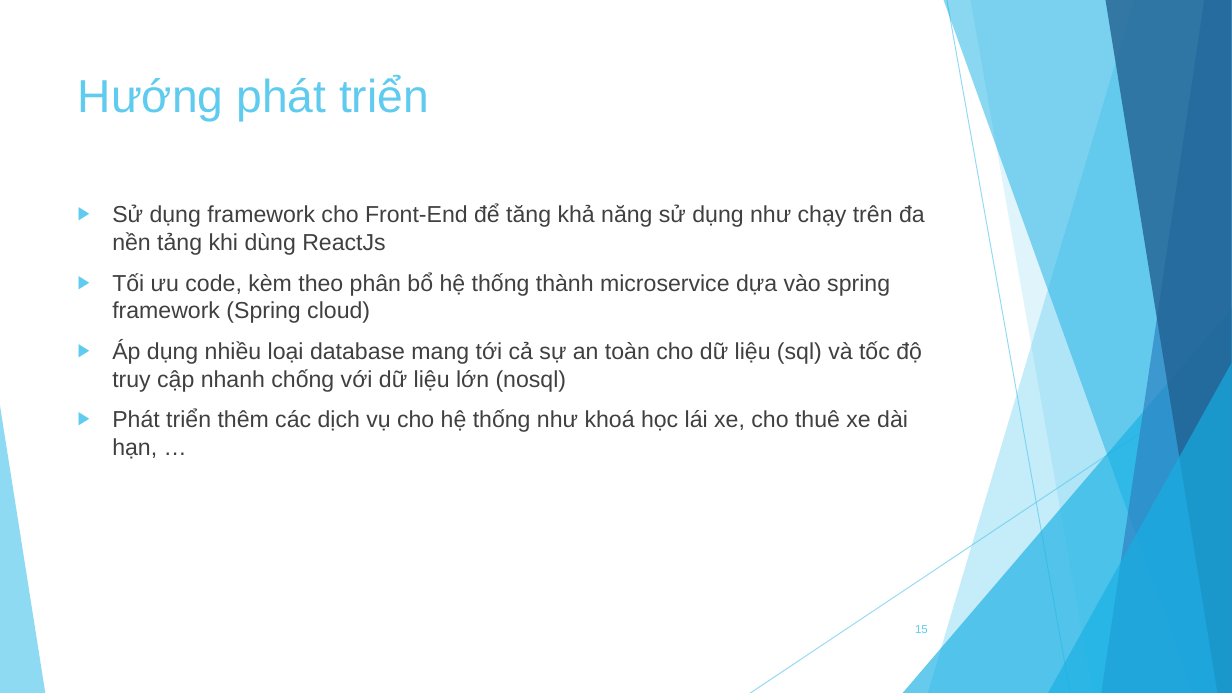
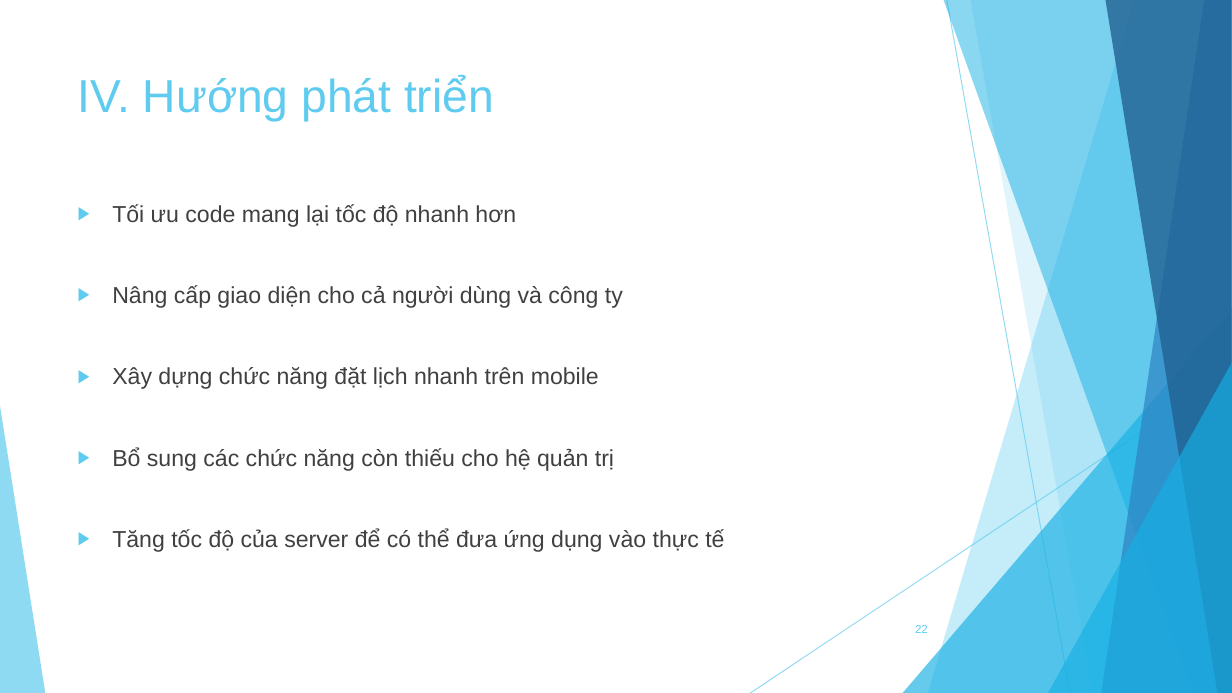
Before and after one commit to DuyK13/Rent-car-project, a slide deck: slide 22 of Tai_Lieu/Nhom14_KhoaLuan_Slide.pptx (slide 15 before the commit). Drawn at 1232x693 pixels with LibreOffice and Linux fonts; fonts in the diff are those of the drawing. Boxes give left, top, right and bottom in pixels: in the first picture for what was removed or moved away, otherwise in the second. Text is boxed around its words. In the diff, an @@ line names an element or a change of style, - is before the commit and + after.

```diff
--- a/Tai_Lieu/Nhom14_KhoaLuan_Slide.pptx
+++ b/Tai_Lieu/Nhom14_KhoaLuan_Slide.pptx
@@ title at (x1=78, y1=76, x2=494, y2=122): text changed @@
-Hướng phát triển
+IV. Hướng phát triển
@@ text at (x1=112, y1=204, x2=724, y2=552): text changed @@
-▶ Sử dụng framework cho Front-End để tăng khả năng sử dụng như chạy trên đa nền tảng khi dùng ReactJs
-▶ Tối ưu code, kèm theo phân bổ hệ thống thành microservice dựa vào spring framework (Spring cloud)
-▶ Áp dụng nhiều loại database mang tới cả sự an toàn cho dữ liệu (sql) và tốc độ truy cập nhanh chống với dữ liệu lớn (nosql)
-▶ Phát triển thêm các dịch vụ cho hệ thống như khoá học lái xe, cho thuê xe dài hạn, …
+▶ Tối ưu code mang lại tốc độ nhanh hơn
+▶ Nâng cấp giao diện cho cả người dùng và công ty
+▶ Xây dựng chức năng đặt lịch nhanh trên mobile
+▶ Bổ sung các chức năng còn thiếu cho hệ quản trị
+▶ Tăng tốc độ của server để có thể đưa ứng dụng vào thực tế
@@ page number at (x1=915, y1=625, x2=928, y2=633): text changed @@
-15
+22
```
Also in this commit, not shown: 9 other slides changed, 13 slides added, 6 slides removed, 14 other files.
